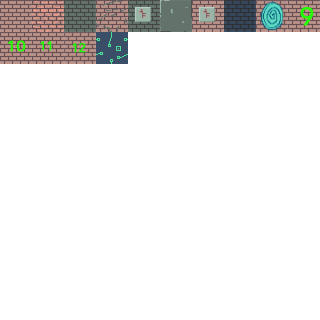
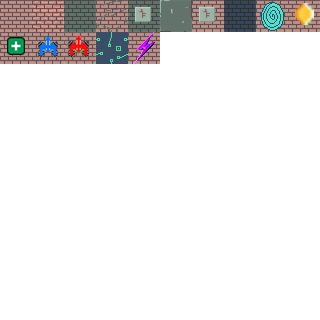
Two versions of the same layered image (320px x 320px). Layer-by-layer changes:
added layer "14" above "0" over [128, 32, 160, 64]
added layer "0" (1st of 2) above "0" over [68, 36, 89, 57]
added layer "0" (2nd of 2) above "aid_f0" over [38, 37, 58, 57]
added layer "aid_f0" above "coin_f0" over [7, 37, 25, 55]
added layer "coin_f0" above "8" over [295, 3, 314, 25]
painted on "8" (1st of 2) over [256, 0, 288, 32]
